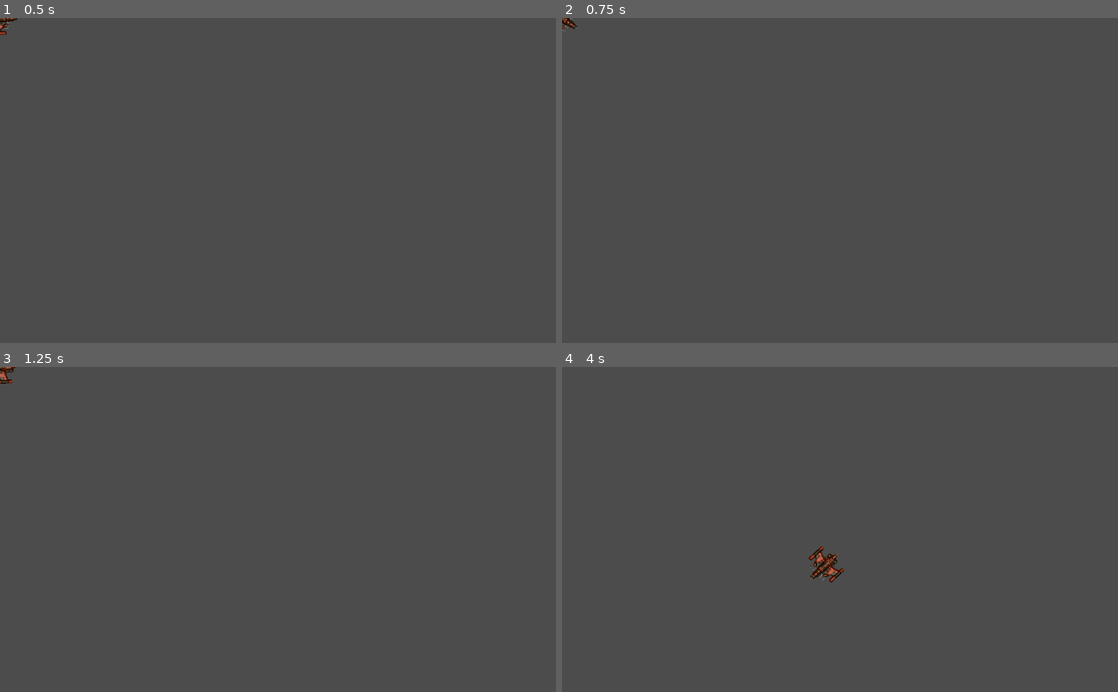
Above: before the commit, frames 1-4 (two rows, left to right).
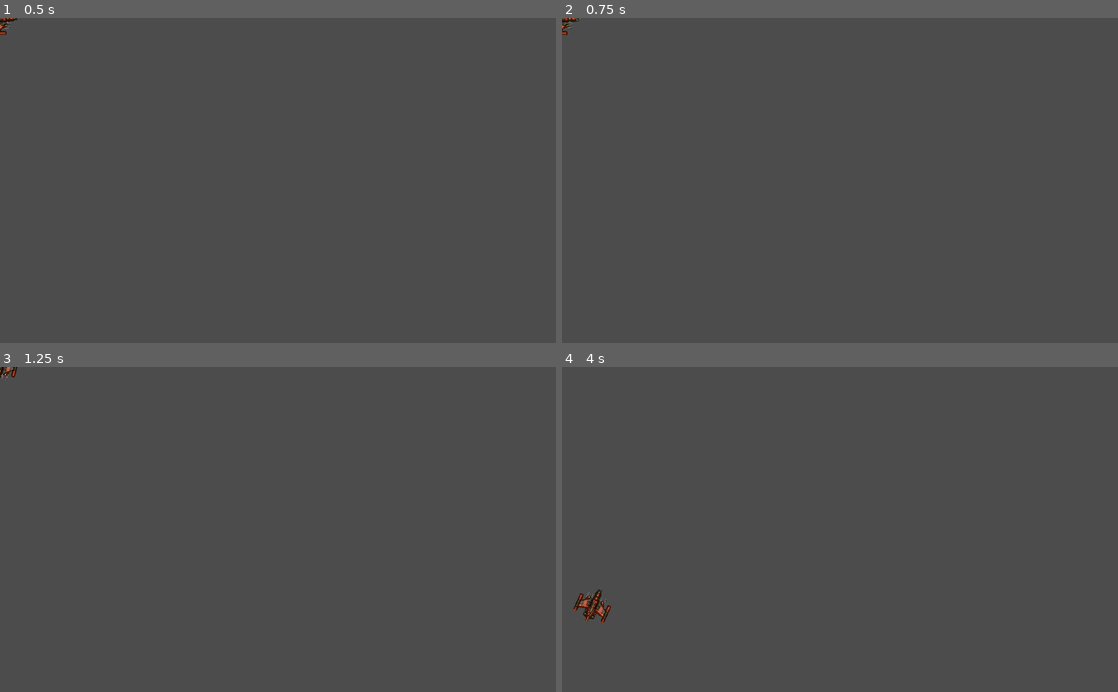
Above: after the commit, the same moments.

Repository: tresbon/third_game_project
Game: Godot game, scene res://player/Player.tscn
The game is run twice, just before and just after one commit, with the same random seed, the same clock (stepped at 60 frames per second) and the same inputs.
Inputs:
- Up to frame 1 (0.5 s): no input
- Up to frame 2 (0.75 s): tap Enter at 0.5 s; hold D (rotate_right) from 0.53 s (still down); hold Space (shoot) from 0.53 s (still down)
- Up to frame 3 (1.25 s): keep holding D (rotate_right); keep holding Space (shoot)
- Up to frame 4 (4 s): release D (rotate_right) at 1.28 s; release Space (shoot) at 1.28 s; hold A (rotate_left) 1.28-2.03 s; tap Space (shoot) at 1.35, 2.85 s; hold D (rotate_right) 2.03-2.78 s; hold Space (shoot) 2.03-2.78 s; hold W (thrust) 2.78-3.53 s; hold A (rotate_left) from 3.53 s (still down); hold Space (shoot) from 3.53 s (still down)

Frame 1 is identical in both runs. In frame 2, less than 0.1% of the frame differs, in the area x 0-4%, y 0-6%; in frame 3, 0.1%; in frame 4, 0.7%, in the area x 2-51%, y 55-79%.

Commit message:
Added main scene, attached bullets to ship

Diff:
--- a/bullet/CollisionShape2D.gd
+++ /dev/null
@@ -1,13 +0,0 @@
-extends CollisionShape2D
-
-export (int) var speed
-
-var velocity = Vector2()
-
-func start (pos, dir):
-	position = pos
-	rotation = dir
-	velocity = Vector2(speed, 0).rotated(dir)
-
-func _process(delta):
-	position += velocity * delta
--- /dev/null
+++ b/game/Main.gd
@@ -0,0 +1,8 @@
+extends Node
+
+
+
+func _on_Player_shoot(bullet, pos, dir):
+	var b = bullet.instance()
+	b.start(pos,dir)
+	add_child(b)
--- /dev/null
+++ b/game/Main.tscn
@@ -0,0 +1,14 @@
+[gd_scene load_steps=4 format=2]
+
+[ext_resource path="res://game/Main.gd" type="Script" id=1]
+[ext_resource path="res://assets/space_background.png" type="Texture" id=2]
+[ext_resource path="res://player/Player.tscn" type="PackedScene" id=3]
+
+[node name="Main" type="Node"]
+script = ExtResource( 1 )
+
+[node name="Sprite" type="Sprite" parent="."]
+texture = ExtResource( 2 )
+
+[node name="Player" parent="Sprite" instance=ExtResource( 3 )]
+[connection signal="shoot" from="Sprite/Player" to="." method="_on_Player_shoot"]
--- a/player/Player.gd
+++ b/player/Player.gd
@@ -1,25 +1,36 @@
 extends RigidBody2D
+
+# shoot signal for Bullet scene
+signal shoot
+# bullet scene
+export (PackedScene) var Bullet
+export (float) var fire_rate
+var can_shoot = true
 
 #state for FSM
 var state = null
-#Create constants for states
+#Create constants for FSM states
 enum {INIT, ALIVE, INVULNERABLE, DEAD}
-#EP for physics
+
+#EP for physics (used on linear speed vector)
 export (int) var engine_power
-#EP for physics
+# value of angular speed
 export (int) var spin_power
-#for angular speed
+# value of linear speed
 var thrust = Vector2()
-#vector of angular speed
+# vector of angular speed
 var rotation_dir = 0
-#Screen whrap
+# for screen whrap
 var screensize = Vector2()
+
 
 func _ready():
 	#Change Phayer state to ALIVE
 	change_state(ALIVE)
 	#Set screensize to viewport
 	screensize = get_viewport().get_visible_rect().size
+	#Set fire_rate to timer
+	$GunTimer.wait_time = fire_rate
 
 
 func change_state(new_state):
@@ -49,6 +60,15 @@
 		rotation_dir -= 1
 	if Input.is_action_pressed("rotate_right"):
 		rotation_dir += 1
+	if Input.is_action_pressed("shoot") and can_shoot:
+		shoot()
+
+func shoot():
+	if state == INVULNERABLE:
+		return
+	emit_signal('shoot', Bullet, $Muzzle.global_position, rotation)
+	can_shoot = false
+	$GunTimer.start()
 
 func _integrate_forces(physics_state):
 	set_applied_force(thrust.rotated(rotation))
@@ -63,3 +83,6 @@
 	if xform.origin.y < 0:
 		xform.origin.y = screensize.y
 	physics_state.set_transform(xform)
+
+func _on_GunTimer_timeout():
+	can_shoot = true
--- a/player/Player.tscn
+++ b/player/Player.tscn
@@ -1,22 +1,33 @@
-[gd_scene load_steps=4 format=2]
+[gd_scene load_steps=5 format=2]
 
 [ext_resource path="res://player/Player.gd" type="Script" id=1]
-[ext_resource path="res://player/player_ship.png" type="Texture" id=2]
+[ext_resource path="res://bullet/Bullet.tscn" type="PackedScene" id=2]
+[ext_resource path="res://player/player_ship.png" type="Texture" id=3]
 
 [sub_resource type="CircleShape2D" id=1]
 
 [node name="Player" type="RigidBody2D"]
 linear_damp = 1.0
-angular_damp = 48.0
+angular_damp = 5.0
 script = ExtResource( 1 )
-engine_power = 1500
-spin_power = 15000
+Bullet = ExtResource( 2 )
+fire_rate = 0.25
+engine_power = 500
+spin_power = 500
+
+[node name="CollisionShape2D" type="CollisionShape2D" parent="."]
+scale = Vector2( 3, 3 )
+shape = SubResource( 1 )
 
 [node name="Sprite" type="Sprite" parent="."]
 rotation = 1.5708
 scale = Vector2( 0.5, 0.5 )
-texture = ExtResource( 2 )
+texture = ExtResource( 3 )
 
-[node name="CollisionShape2D" type="CollisionShape2D" parent="."]
-scale = Vector2( 3, 3 )
-shape = SubResource( 1 )
+[node name="Muzzle" type="Position2D" parent="."]
+position = Vector2( 50, 0 )
+
+[node name="GunTimer" type="Timer" parent="."]
+one_shot = true
+autostart = true
+[connection signal="timeout" from="GunTimer" to="." method="_on_GunTimer_timeout"]
